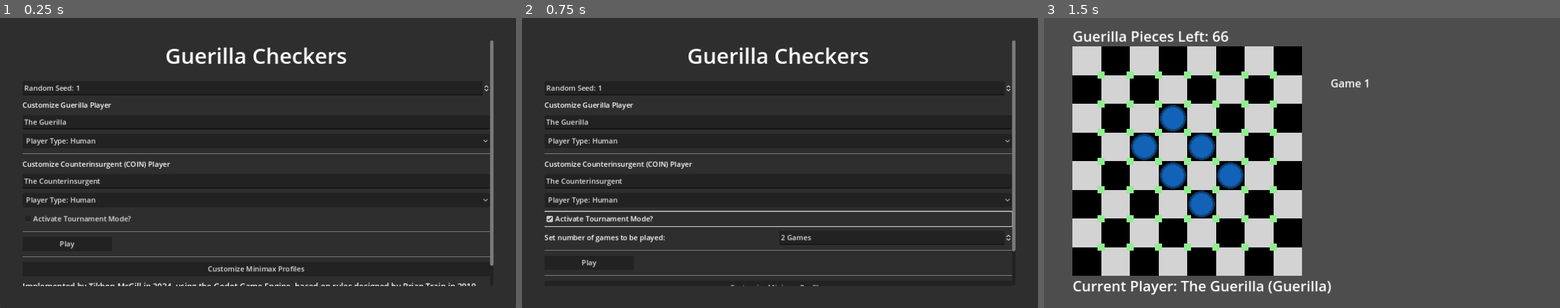
Above: before the commit, frames 1-3 (left to right).
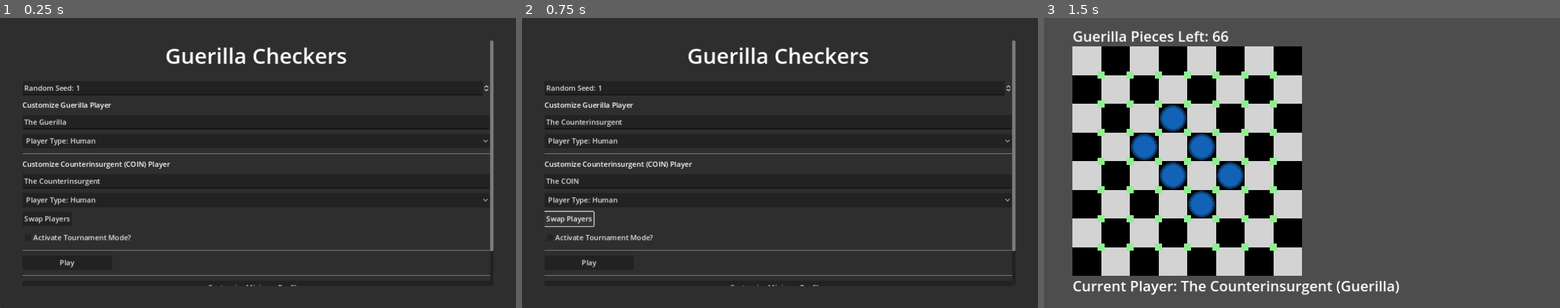
Above: after the commit, the same moments.

Repository: TikhonMcGill/guerilla-checkers
Game: Godot game, scene res://assets/scenes/menus/main_menu/main_menu.tscn
The game is run twice, just before and just after one commit, with the same random seed, the same clock (stepped at 60 frames per second) and the same inputs.
Inputs (mouse positions are in pixels of both pictures, inside the frame that each line leads up to):
- Up to frame 1 (0.25 s): no input
- Up to frame 2 (0.75 s): click (568, 218) at 0.5 s, where only the run after the commit has a clickable "Swap Players"
- Up to frame 3 (1.5 s): click "Play" at 1.25 s

The runs differ from the first frame. In frame 1, 2.1% of the frame differs, in the area x 4-96%, y 68-93%; in frame 2, 1.7%; in frame 3, 0.9%.

Commit message:
Implement Player "swap" button

Diff:
--- a/assets/scenes/menus/main_menu/main_menu.gd
+++ b/assets/scenes/menus/main_menu/main_menu.gd
@@ -32,6 +32,8 @@
 func _process(delta: float) -> void:
 	tournament_container.visible = tournament_check_box.button_pressed
 	rapid_play_check_box.visible = tournament_container.visible == true and _both_players_ais() == true
+	guerilla_minimax_profile_container.visible = guerilla_player_select.selected == 3
+	coin_minimax_profile_container.visible = counterinsurgent_player_select.selected == 3
 
 func _on_play_button_pressed():
 	_set_settings()
@@ -202,3 +204,20 @@
 		GameManager.saved_selections.coin_player_type = SavedSelections.UTILITY_PLAYER
 	elif counterinsurgent_player_select.selected == 3:
 		GameManager.saved_selections.coin_player_type = SavedSelections.MINIMAX_PLAYER + GameManager.minimax_profiles[coin_minimax_profile_select.selected].profile_name
+
+func _on_swap_players_button_pressed():
+	var guerilla_selection := guerilla_player_select.selected
+	var guerilla_minimax_selection := guerilla_minimax_profile_select.selected
+	var coin_selection := counterinsurgent_player_select.selected
+	var coin_minimax_selection := coin_minimax_profile_select.selected
+
+	guerilla_player_select.selected = coin_selection
+	guerilla_minimax_profile_select.selected = coin_minimax_selection
+	counterinsurgent_player_select.selected = guerilla_selection
+	coin_minimax_profile_select.selected = guerilla_minimax_selection
+
+	var guerilla_name := guerilla_name_edit.text
+	var coin_name := counterinsurgent_name_edit.text
+
+	guerilla_name_edit.text = coin_name.replacen("COIN","Guerilla")
+	counterinsurgent_name_edit.text = guerilla_name.replacen("Guerilla","COIN")
--- a/assets/scenes/menus/main_menu/main_menu.tscn
+++ b/assets/scenes/menus/main_menu/main_menu.tscn
@@ -119,6 +119,12 @@
 [node name="CoinMinimaxProfileSelect" type="OptionButton" parent="PanelContainer/MarginContainer/ScrollContainer/VBoxContainer/COINMinimaxProfileContainer"]
 layout_mode = 2
 
+[node name="SwapPlayersButton" type="Button" parent="PanelContainer/MarginContainer/ScrollContainer/VBoxContainer"]
+layout_mode = 2
+size_flags_horizontal = 0
+text = "Swap Players"
+alignment = 0
+
 [node name="TournamentCheckBox" type="CheckBox" parent="PanelContainer/MarginContainer/ScrollContainer/VBoxContainer"]
 layout_mode = 2
 text = "Activate Tournament Mode?"
@@ -180,5 +186,6 @@
 
 [connection signal="item_selected" from="PanelContainer/MarginContainer/ScrollContainer/VBoxContainer/GuerillaPlayerSelect" to="." method="_on_guerilla_player_select_item_selected"]
 [connection signal="item_selected" from="PanelContainer/MarginContainer/ScrollContainer/VBoxContainer/CounterinsurgentPlayerSelect" to="." method="_on_counterinsurgent_player_select_item_selected"]
+[connection signal="pressed" from="PanelContainer/MarginContainer/ScrollContainer/VBoxContainer/SwapPlayersButton" to="." method="_on_swap_players_button_pressed"]
 [connection signal="pressed" from="PanelContainer/MarginContainer/ScrollContainer/VBoxContainer/PlayButton" to="." method="_on_play_button_pressed"]
 [connection signal="pressed" from="PanelContainer/MarginContainer/ScrollContainer/VBoxContainer/MinimaxProfileEdit" to="." method="_on_minimax_profile_edit_pressed"]
Not shown, changed: Implementation Plan.txt
